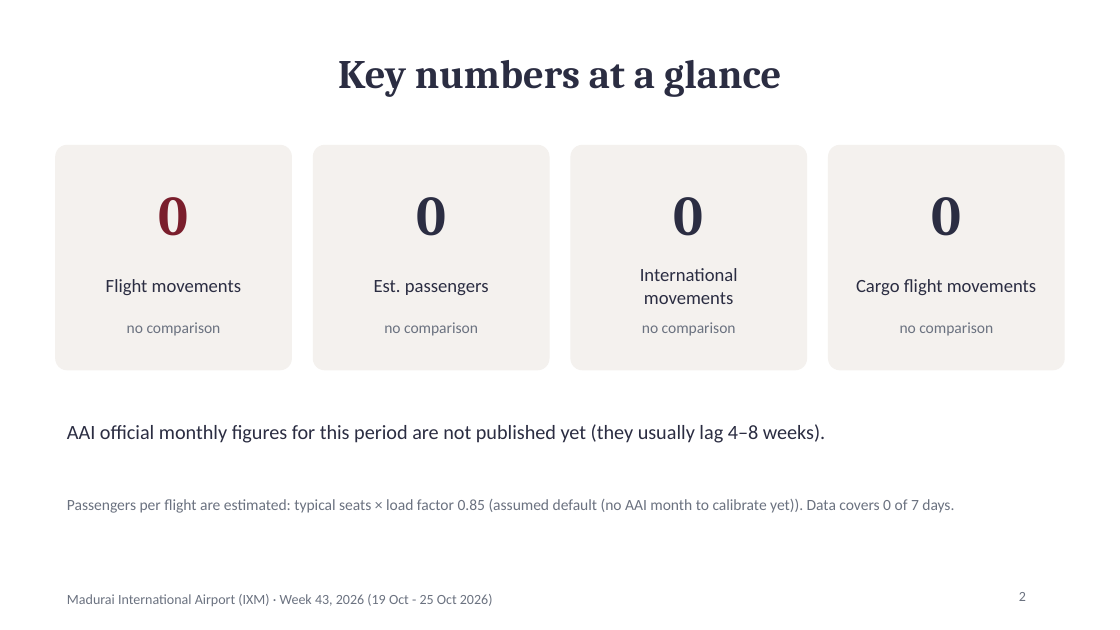
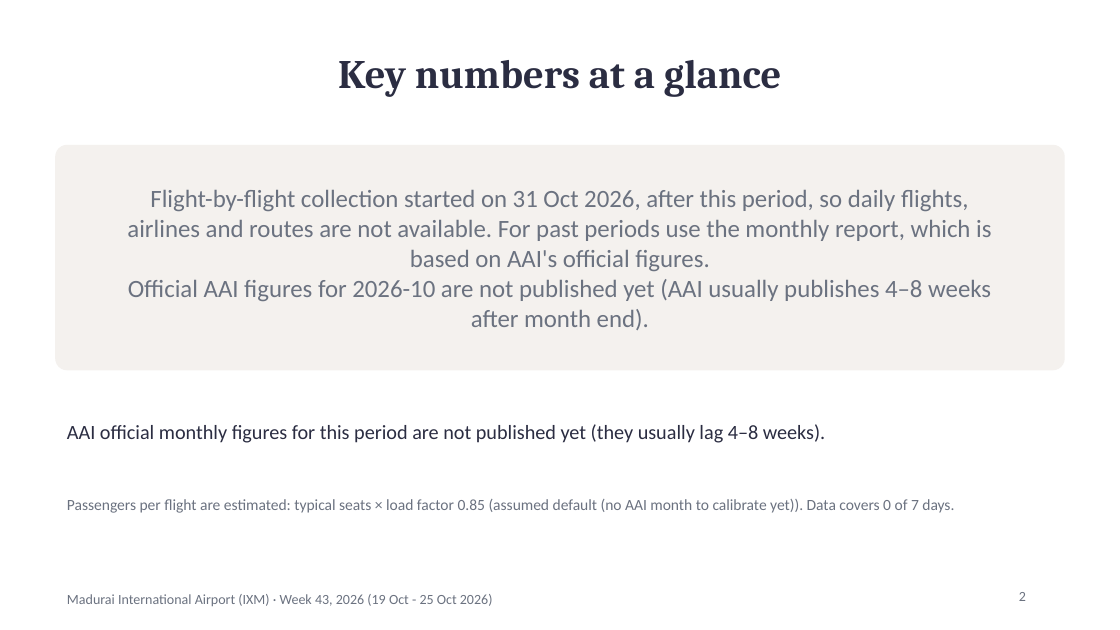
Before and after one commit to jarunprasath/madurai-airport-tracker, a slide deck: slide 2 of reports/IXM_weekly_report_2026-W43.pptx. Drawn at 1120x630 pixels with LibreOffice and Linux fonts; fonts in the diff are those of the drawing. Boxes give left, top, right and bottom in pixels: in the first picture for what was removed or moved away, otherwise in the second. Text is boxed around its words. In the diff, an @@ line names an element or a change of style, - is before the commit and + after.

```diff
--- a/reports/IXM_weekly_report_2026-W43.pptx
+++ b/reports/IXM_weekly_report_2026-W43.pptx
@@ rounded rectangle: place and size @@
-rounded rectangle at (314,146,549,370)
+rounded rectangle at (56,146,1064,370)
@@ rounded rectangle removed at (56,146,291,370) @@
@@ rounded rectangle removed at (571,146,806,370) @@
@@ rounded rectangle removed at (829,146,1064,370) @@
@@ text added at (127,190,991,330), 16 pt, text #6B7280 @@
+Flight-by-flight collection started on 31 Oct 2026, after this period, so daily flights, airlines and routes are not available. For past periods use the monthly report, which is based on AAI's official figures.
+Official AAI figures for 2026-10 are not published yet (AAI usually publishes 4–8 weeks after month end).
@@ text removed at (159,197,189,236) @@
-0
@@ text removed at (416,197,446,236) @@
-0
@@ text removed at (674,197,704,236) @@
-0
@@ text removed at (931,197,961,236) @@
-0
@@ text removed at (640,268,738,304) @@
-International movements
@@ text removed at (106,279,241,295) @@
-Flight movements
@@ text removed at (374,280,489,295) @@
-Est. passengers
@@ text removed at (856,279,1036,295) @@
-Cargo flight movements
@@ text removed at (127,322,221,336) @@
-no comparison
@@ text removed at (384,322,478,336) @@
-no comparison
@@ text removed at (642,322,736,336) @@
-no comparison
@@ text removed at (900,322,993,336) @@
-no comparison
```
Also in this commit, not shown: 6 other slides changed, 8 other files.
